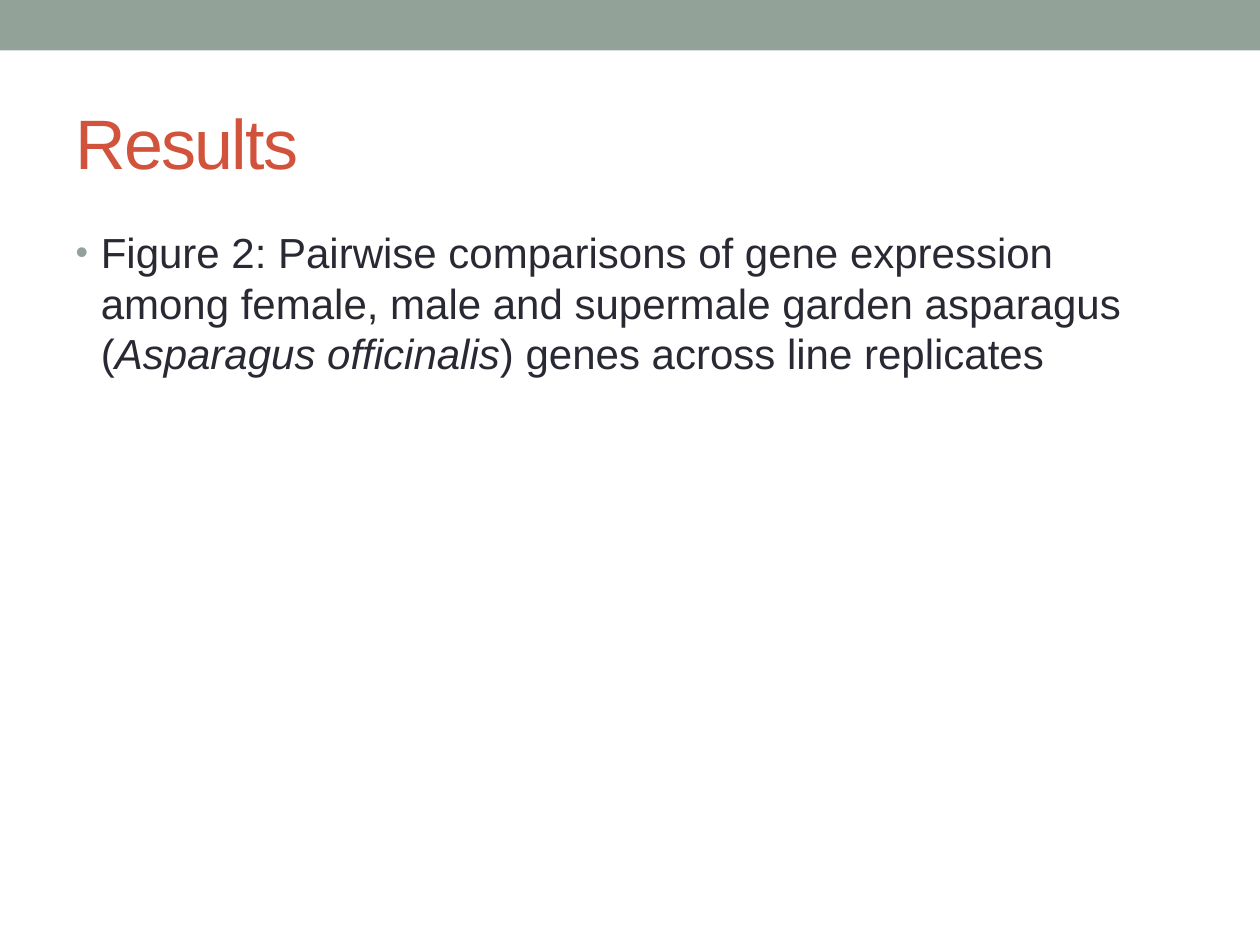
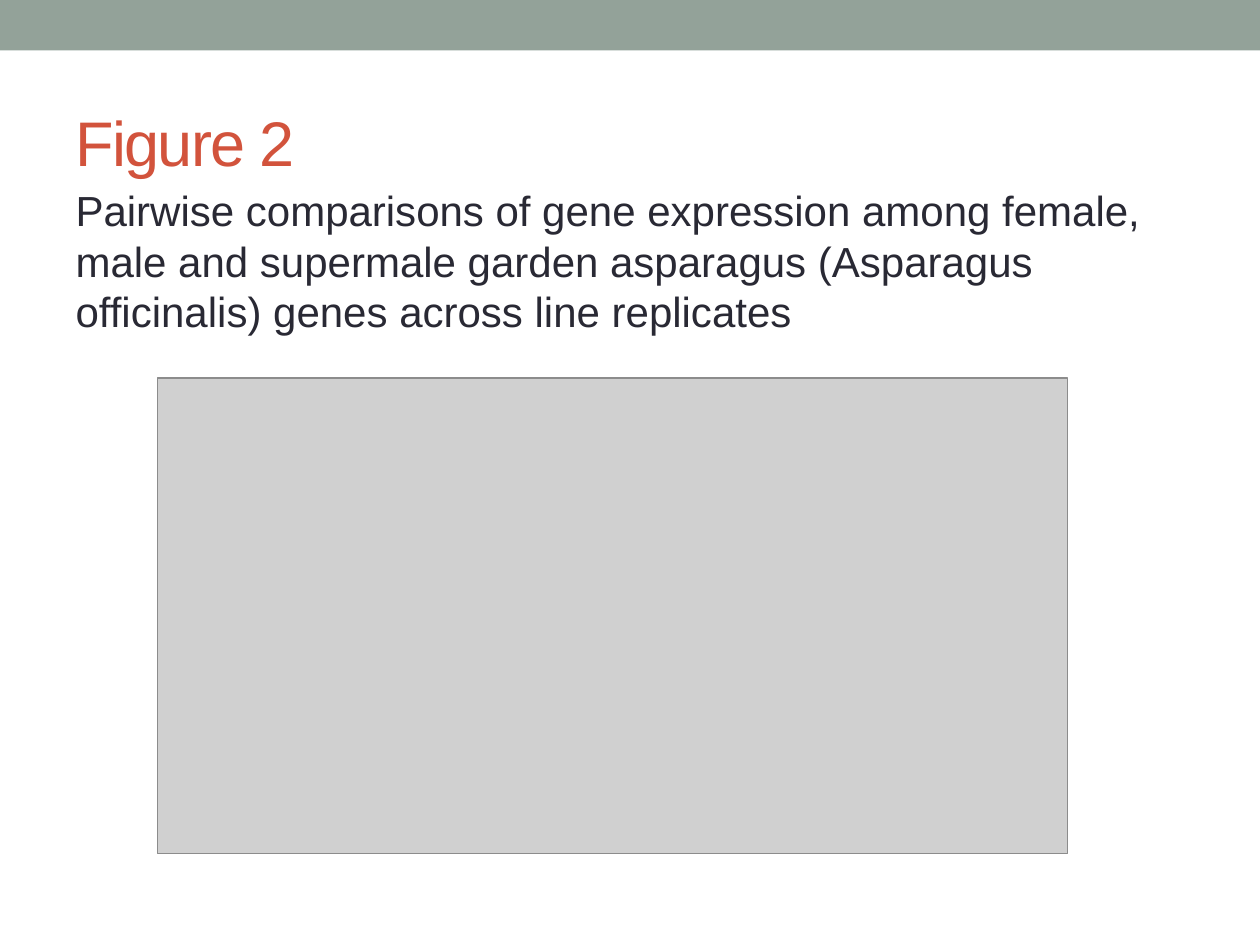
Before and after one commit to katholan/BCB546X-Spring2017_Valerin_final_project, a slide deck: slide 18 of asparagus.pptx (slide 19 before the commit). Drawn at 1260x945 pixels with LibreOffice and Linux fonts; fonts in the diff are those of the drawing; grey boxes stand for pictures. Boxes give left, top, right and bottom in pixels: in the first picture for what was removed or moved away, otherwise in the second. Text is boxed around its words. In the diff, an @@ line names an element or a change of style, - is before the commit and + after.

```diff
--- a/asparagus.pptx
+++ b/asparagus.pptx
@@ title at box(76, 120, 294, 178): text changed; size 40 to 36 pt @@
-Results
+Figure 2
@@ text "Pairwise comparisons of gene expression ..." at box(76, 195, 1140, 336): vertical alignment top to middle @@
@@ text at box(76, 195, 1140, 336): text changed @@
-• Figure 2: Pairwise comparisons of gene expression among female, male and supermale garden asparagus (Asparagus officinalis) genes across line replicates
+Pairwise comparisons of gene expression among female, male and supermale garden asparagus (Asparagus officinalis) genes across line replicates
@@ picture added at box(158, 378, 1068, 854) @@
```
Also in this commit, not shown: 2 other slides changed, 4 slides added, 1 slide removed.
